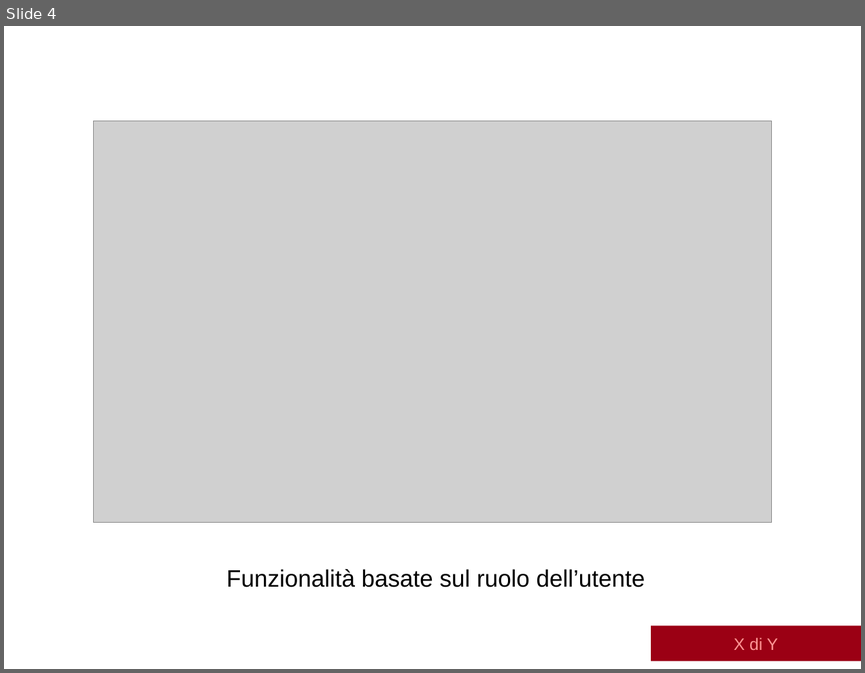
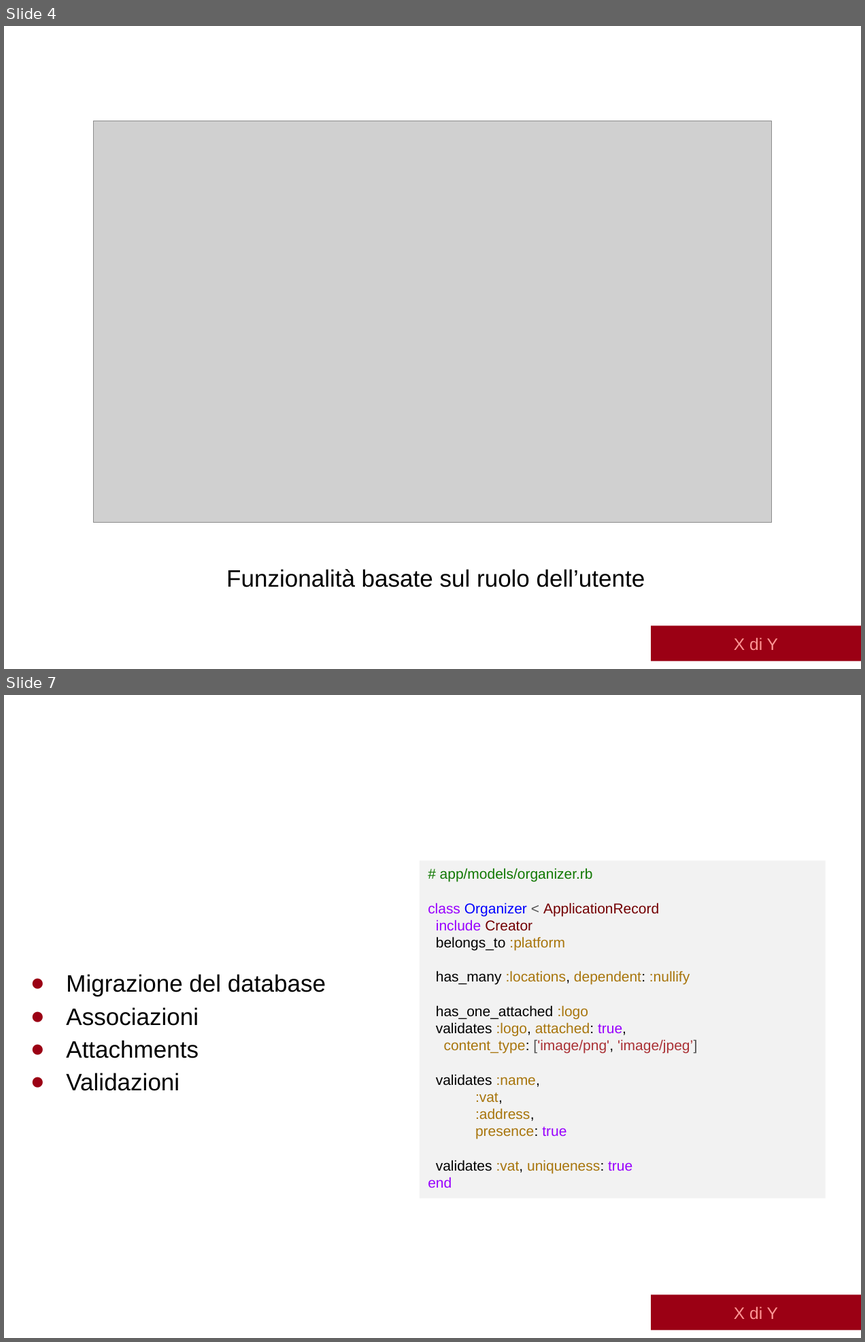
Before and after one commit to albertolazari/tesi, a slide deck: src/presentazione/slide-discussione.pptx. Shown one above the other, each under a label of ours: slide 4 before the commit, slides 4 and 7 after it; the slides between them are not shown. The pictures are 865x673 and 865x1342 pixels, drawn with LibreOffice and Linux fonts; fonts in the diff are those of the drawing; grey boxes stand for pictures; background and template pictures are left out. Boxes give left, top, right and bottom in pixels: in the first picture for what was removed or moved away, otherwise in the second. Text is boxed around its words. In the diff, an @@ line names an element or a change of style, - is before the commit and + after.

```diff
--- a/src/presentazione/slide-discussione.pptx
+++ b/src/presentazione/slide-discussione.pptx
@@ slide 7 added at (x1=4, y1=695, x2=861, y2=1338), background #FFFFFF; not listed: 1 template element that a slide beside it also shows @@
@@ title added at (x1=47, y1=695, x2=535, y2=761), 30 pt, text #FFFFFF @@
+Modelli - implementazione
@@ rectangle added at (x1=419, y1=860, x2=825, y2=1198), fill #F2F2F2, 12 pt, text #A8750C @@
+# app/models/organizer.rb
+class Organizer < ApplicationRecord
+include Creator
+belongs_to :platform
+has_many :locations, dependent: :nullify
+has_one_attached :logo
+validates :logo, attached: true,
+content_type: ['image/png', 'image/jpeg’]
+validates :name,
+:vat,
+:address,
+presence: true
+validates :vat, uniqueness: true
+end
@@ text added at (x1=66, y1=974, x2=326, y2=1091), 20 pt, text #000000 @@
+● Migrazione del database
+● Associazioni
+● Attachments
+● Validazioni
@@ rectangle added at (x1=651, y1=1294, x2=861, y2=1329), fill #9B0014, 14 pt, text #FF9696 @@
+X di Y
```
Also in this commit, not shown: 2 slides changed, 4 other slides added.
